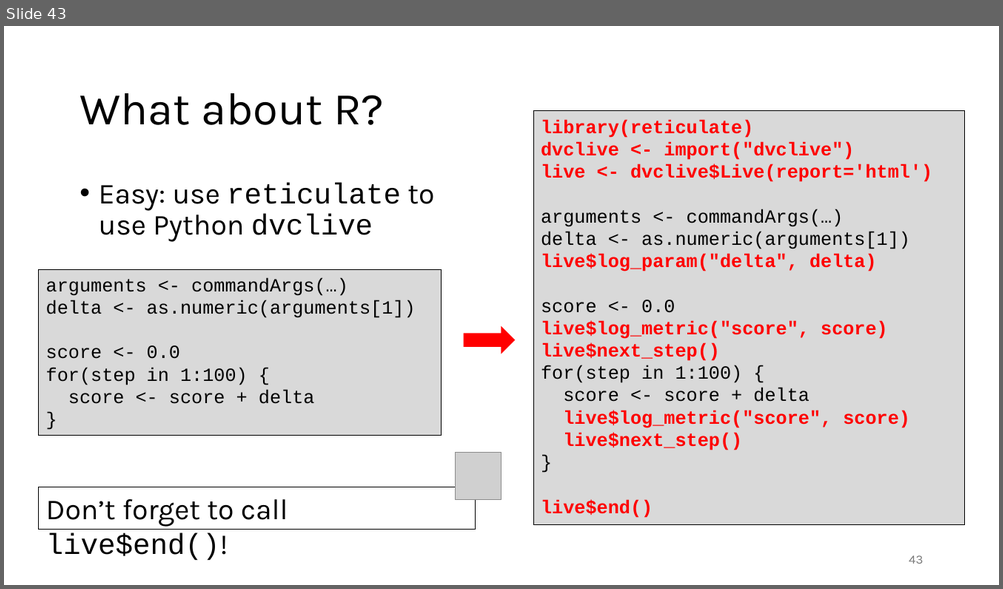
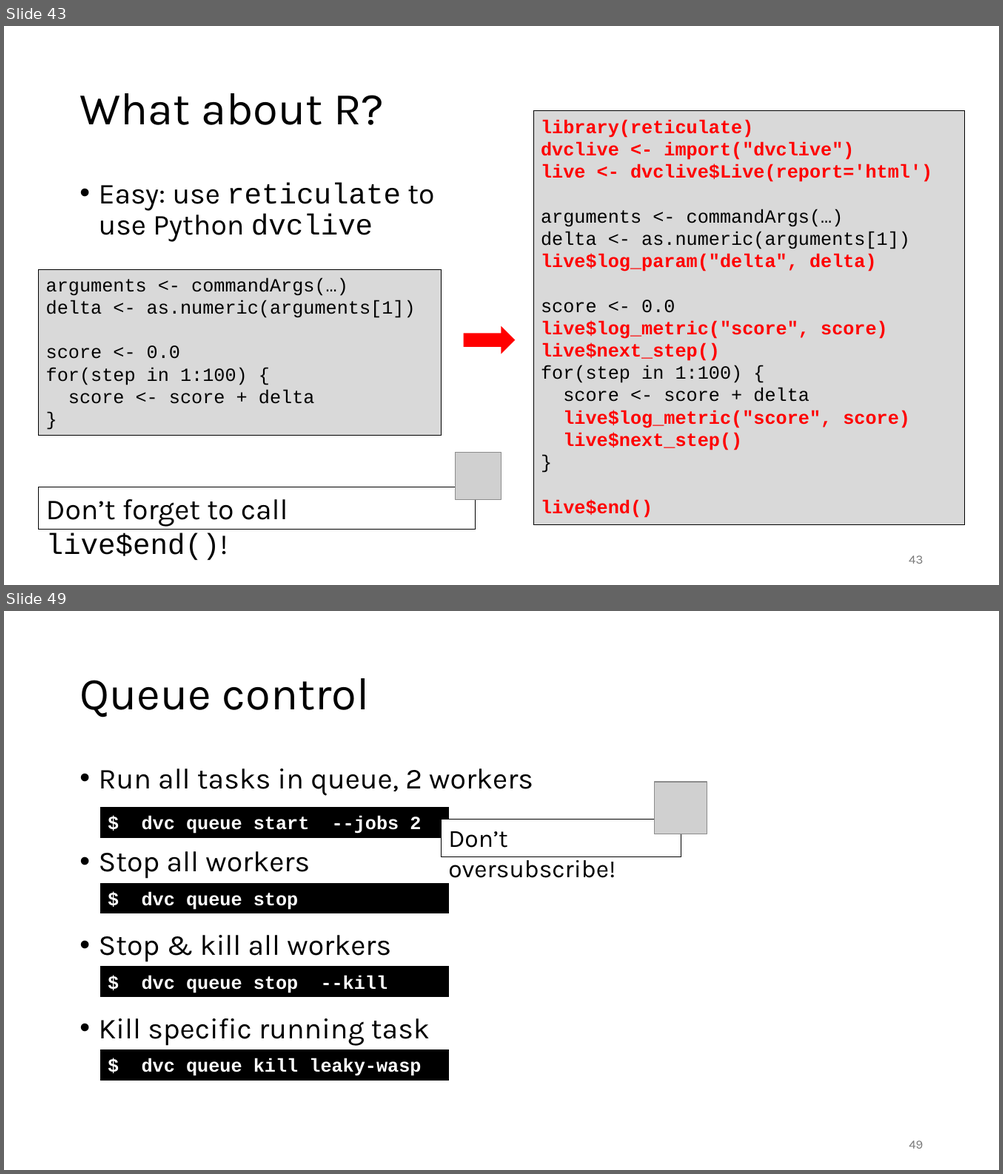
Before and after one commit to gjbex/MLOps-on-HPC, a slide deck: mlops_on_hpc.pptx. Shown one above the other, each under a label of ours: slide 43 before the commit, slides 43 and 49 after it; the slides between them are not shown. The pictures are 1003x589 and 1003x1174 pixels, drawn with LibreOffice and Linux fonts; fonts in the diff are those of the drawing; grey boxes stand for pictures. Boxes give left, top, right and bottom in pixels: in the first picture for what was removed or moved away, otherwise in the second. Text is boxed around its words. In the diff, an @@ line names an element or a change of style, - is before the commit and + after.

Commit message:
Add section on experiment pipelines & queue

```diff
--- a/mlops_on_hpc.pptx
+++ b/mlops_on_hpc.pptx
@@ slide 49 added at [4,611,999,1170], background #FFFFFF @@
@@ title added at [79,678,370,718], 44 pt, text #000000 @@
+Queue control
@@ text added at [99,769,533,1046], 28 pt, text #000000 @@
+• Run all tasks in queue, 2 workers
+• Stop all workers
+• Stop & kill all workers
+• Kill specific running task
@@ picture added at [654,782,706,834] @@
@@ rectangle added at [100,808,449,838], fill #000000, outline #000000 0.75 pt, 18 pt, text #FFFFFF, bold @@
+$ dvc queue start --jobs 2
@@ rectangle added at [441,819,681,857], fill #FFFFFF, outline #000000 0.75 pt, 24 pt, text #000000 @@
+Don’t oversubscribe!
@@ rectangle added at [100,883,449,913], fill #000000, outline #000000 0.75 pt, 18 pt, text #FFFFFF, bold @@
+$ dvc queue stop
@@ rectangle added at [100,967,449,997], fill #000000, outline #000000 0.75 pt, 18 pt, text #FFFFFF, bold @@
+$ dvc queue stop --kill
@@ rectangle added at [100,1051,449,1080], fill #000000, outline #000000 0.75 pt, 18 pt, text #FFFFFF, bold @@
+$ dvc queue kill leaky-wasp
@@ page number added at [908,1141,922,1149], 12 pt, text #797979 @@
+49
```
Also in this commit, not shown: 5 other slides added.
